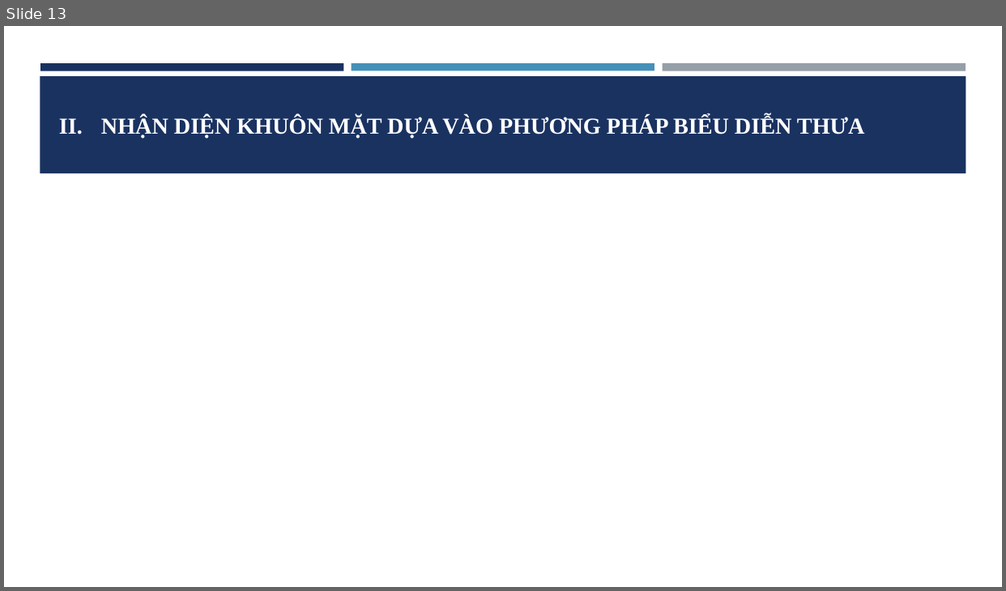
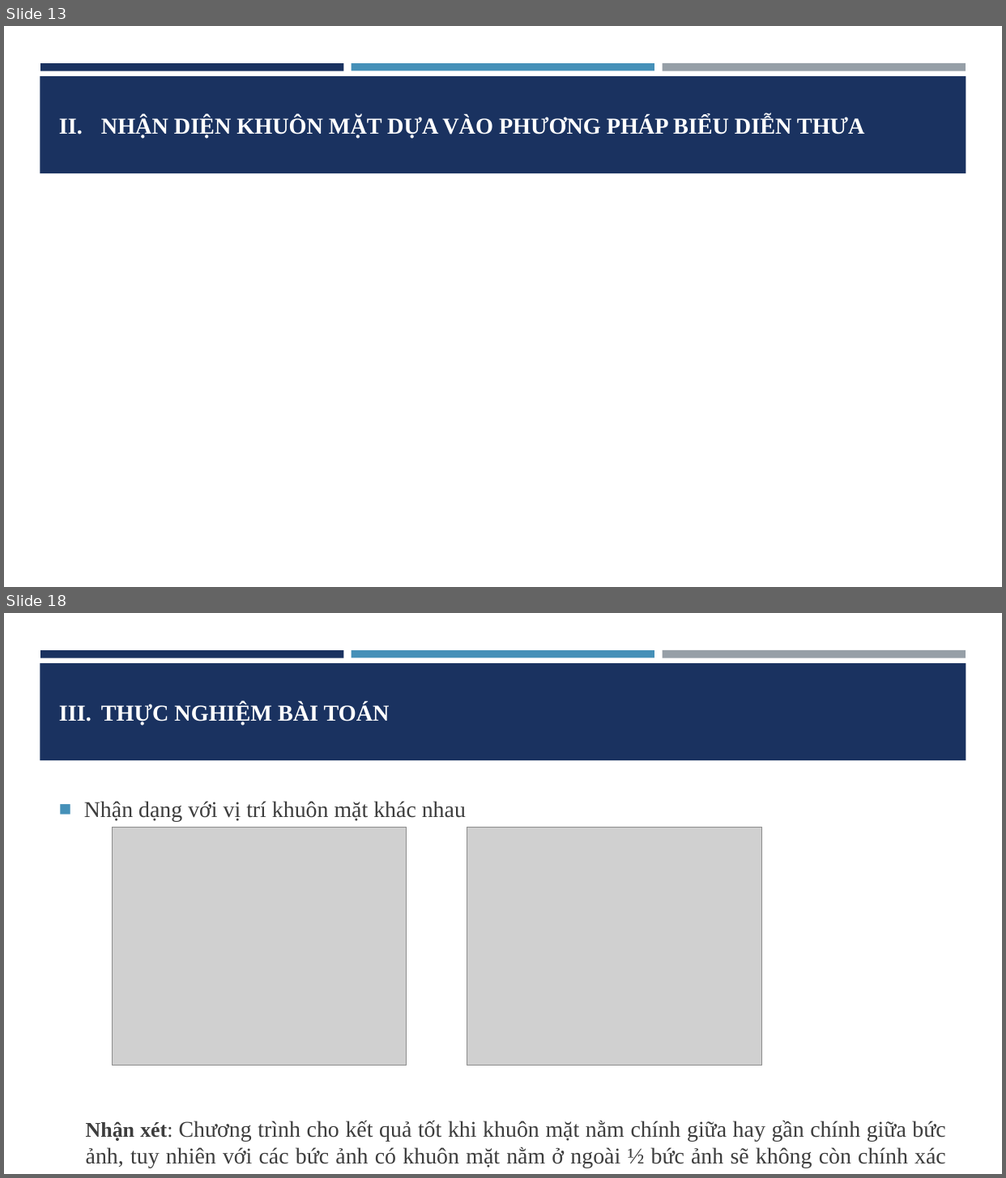
Before and after one commit to khactoan/Face-recognition-tool, a slide deck: Documents/Sparse representation-DangKhacToan.pptx. Shown one above the other, each under a label of ours: slide 13 before the commit, slides 13 and 18 after it; the slides between them are not shown. The pictures are 1006x591 and 1006x1178 pixels, drawn with LibreOffice and Linux fonts; fonts in the diff are those of the drawing; grey boxes stand for pictures. Boxes give left, top, right and bottom in pixels: in the first picture for what was removed or moved away, otherwise in the second. Text is boxed around its words. In the diff, an @@ line names an element or a change of style, - is before the commit and + after.

```diff
--- a/Documents/Sparse representation-DangKhacToan.pptx
+++ b/Documents/Sparse representation-DangKhacToan.pptx
@@ slide 18 added at box(4, 613, 1002, 1174), background #FFFFFF; not listed: 4 template elements that a slide beside it also shows @@
@@ title added at box(101, 703, 390, 725), 22 pt, text #FFFFFF, bold @@
+III. THỰC NGHIỆM BÀI TOÁN
@@ text added at box(84, 801, 946, 1169), 21.7 pt, text #3D3D3D @@
+■ Nhận dạng với vị trí khuôn mặt khác nhau
+  Nhận xét: Chương trình cho kết quả tốt khi khuôn mặt nằm chính giữa hay gần chính giữa bức ảnh, tuy nhiên với các bức ảnh có khuôn mặt nằm ở ngoài ½ bức ảnh sẽ không còn chính xác nữa.
@@ picture added at box(113, 827, 407, 1066) @@
@@ picture added at box(467, 827, 761, 1066) @@
```
Also in this commit, not shown: 3 slides changed, 5 other slides added, 1 slide removed.
